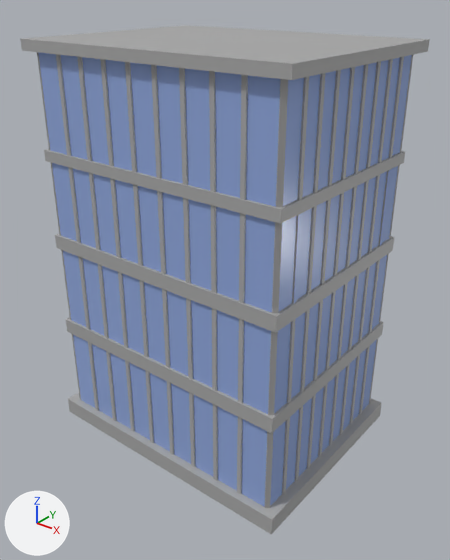
The FBX model SeniorProject2025/Assets/BetaBuildings/Tower4.fbx, before and after one commit.
Camera for both pictures: a 50 mm lens placed at (4.28, -4.03, 5.13), pointed at (0.25, 1.0, 2.01). Lighting does not change. The marker at lower left points along +X, +Y and +Z. Where no turn or scale is listed for an object, it has been applied to the vertices.

The first picture shows 'Tower4'.
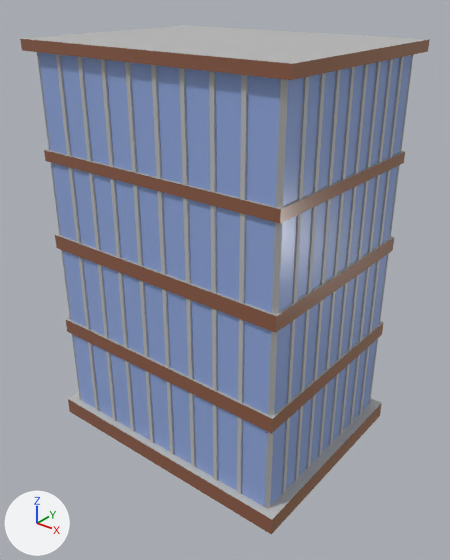
Where the change shows, as pixel boxes (x1, y1, x2, y2) in the pictures (450 x 560 px):
part 1 of me_mesh, recoloured (grey to brown): (20, 39, 430, 333) in both
part 2 of me_mesh, recoloured (grey to brown): (66, 320, 384, 535) in both
part 3 of me_mesh, recoloured: (56, 167, 394, 519) in both
part 4 of me_mesh, recoloured: (22, 25, 429, 207) in both
part 5 of me_mesh, recoloured: (36, 26, 415, 61) in both
part 6 of me_mesh, recoloured (blue to grey): (294, 213, 302, 303) in both
part 7 of me_mesh, recoloured: (380, 169, 391, 245) in both

The change in detail:
Material 'lambert1' (mat_lambert1) is new.
Its base color is (0.5, 0.5, 0.5) (grey #bcbcbc).
Material 'standardSurface10' (mat_standardsurface10) is new.
Its base color is (0.193, 0.0568, 0.0568) (brown #7a4343).
Its roughness is 0.2.
Its emission color is (0.312, 0.213, 0.0306) (yellow #987f31).
Its emission strength is 0.14.
me_mesh has 1104 vertices, 830 faces and spans x -1.61..1.61, y -1.23..1.23, z -2.29..2.29.
me_mesh is used by ob_tower4; location (0.16, 1.1, 2.3).
me_mesh part 1: 12 of the faces centred in x -1.6..1.6, y -1.23..1.23, z 0.12..2.23 switch from mat_standardsurface1 (grey #aaaaaa) to mat_standardsurface10 (brown #7a4343).
me_mesh part 2: 4 of the faces centred in x 0.0..1.61, y -1.23..0.0, z -2.18..-0.98 switch from mat_standardsurface1 (grey #aaaaaa) to mat_standardsurface10 (brown #7a4343).
me_mesh part 3: 126 of the faces centred in x -1.5..1.51, y -1.16..1.16, z -2.08..1.05 switch from mat_standardsurface1 (grey #aaaaaa) to mat_lambert1 (grey #bcbcbc).
me_mesh part 4: 44 of the faces centred in x -1.55..1.55, y -1.18..1.18, z 1.68..2.29 switch from mat_standardsurface1 (grey #aaaaaa) to mat_lambert1 (grey #bcbcbc).
me_mesh part 5: 1 of the faces centred in x 0.0, y 0.0, z 2.29 switch from mat_standardsurface1 (grey #aaaaaa) to mat_lambert1 (grey #bcbcbc).
me_mesh part 6: the 1 face centred in x 1.51, y -0.86, z 0.63 switches from mat_standardsurface16 (blue #99b1e9) to mat_lambert1 (grey #bcbcbc).
me_mesh part 7: the 1 face centred in x 1.51, y 0.86, z 0.63 switches from mat_standardsurface16 (blue #99b1e9) to mat_lambert1 (grey #bcbcbc).
